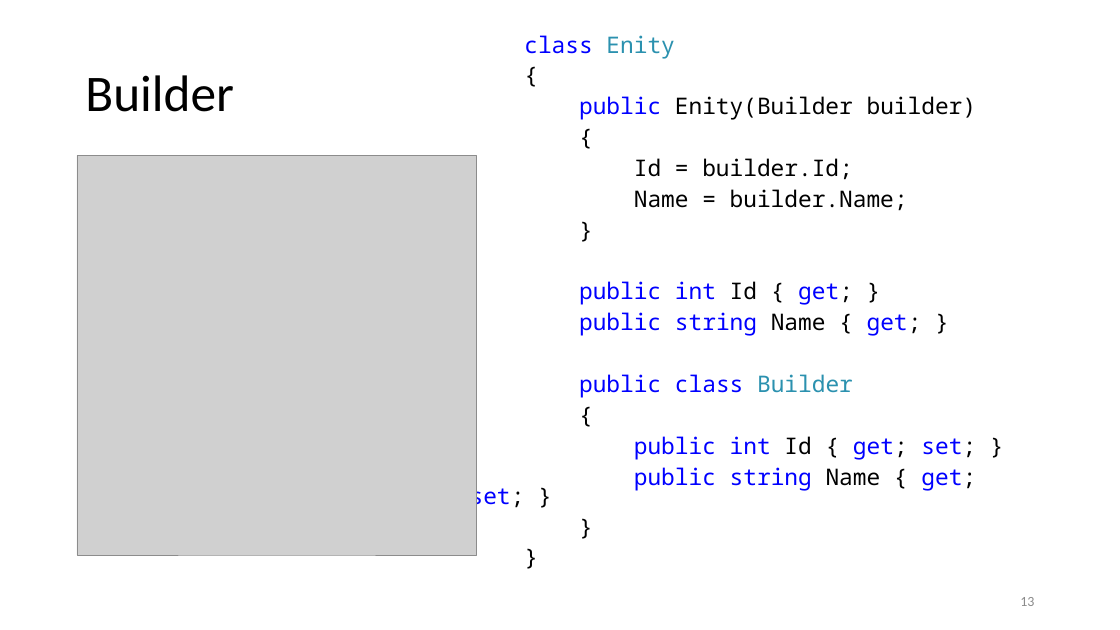
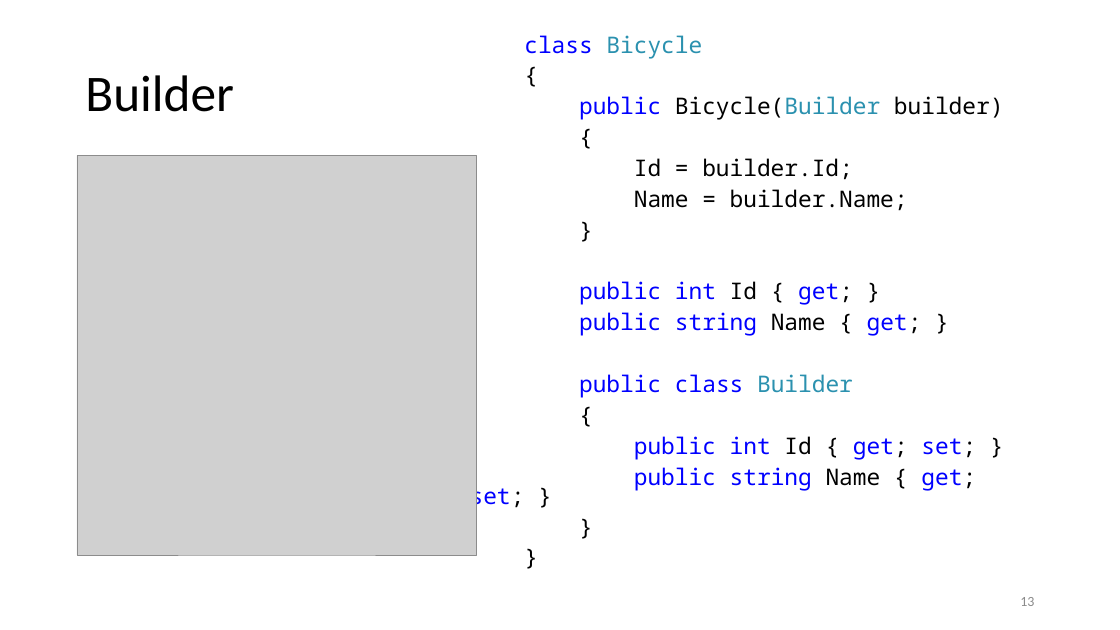
Before and after one commit to kugushev/presentations, a slide deck: slide 13 of Presentation.pptx. Drawn at 1120x630 pixels with LibreOffice and Linux fonts; fonts in the diff are those of the drawing; grey boxes stand for pictures. Boxes give left, top, right and bottom in pixels: in the first picture for what was removed or moved away, otherwise in the second. Text is boxed around its words. In the diff, an @@ line names an element or a change of style, - is before the commit and + after.

```diff
--- a/Presentation.pptx
+++ b/Presentation.pptx
@@ text at [524,35,702,59]: text changed; text colour #0000FF to #2B91AF @@
-class Enity
+class Bicycle
@@ text at [579,96,1004,120]: text changed @@
-public Enity(Builder builder)
+public Bicycle(Builder builder)
```
Also in this commit, not shown: 14 other slides changed, 17 other files.
